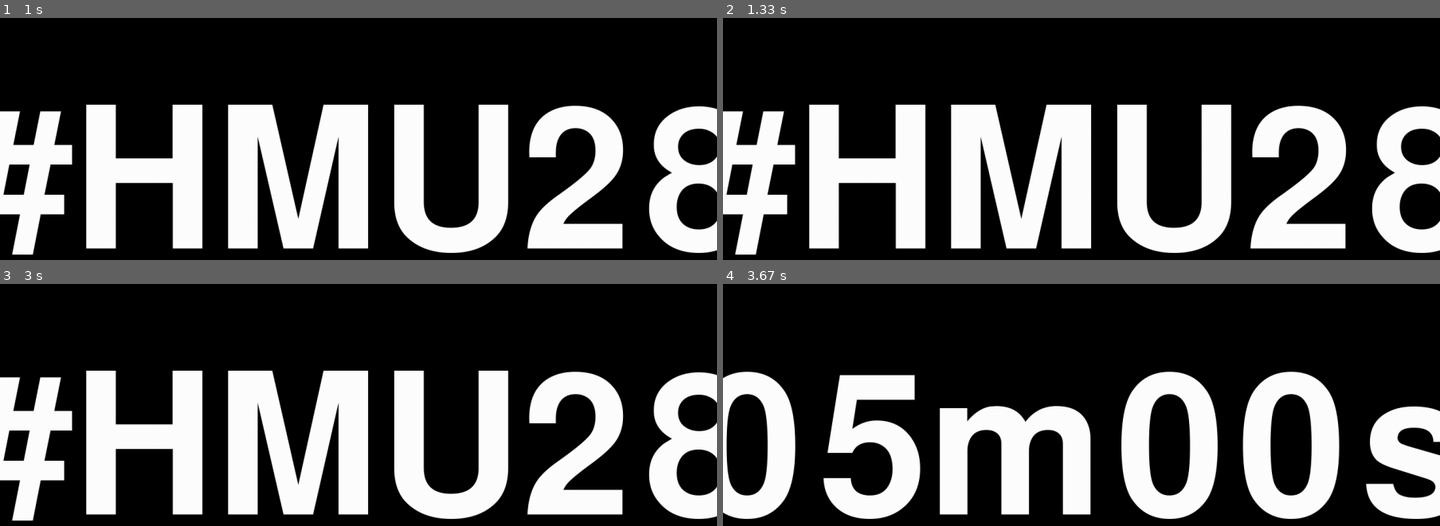
Above: before the commit, frames 1-4 (two rows, left to right).
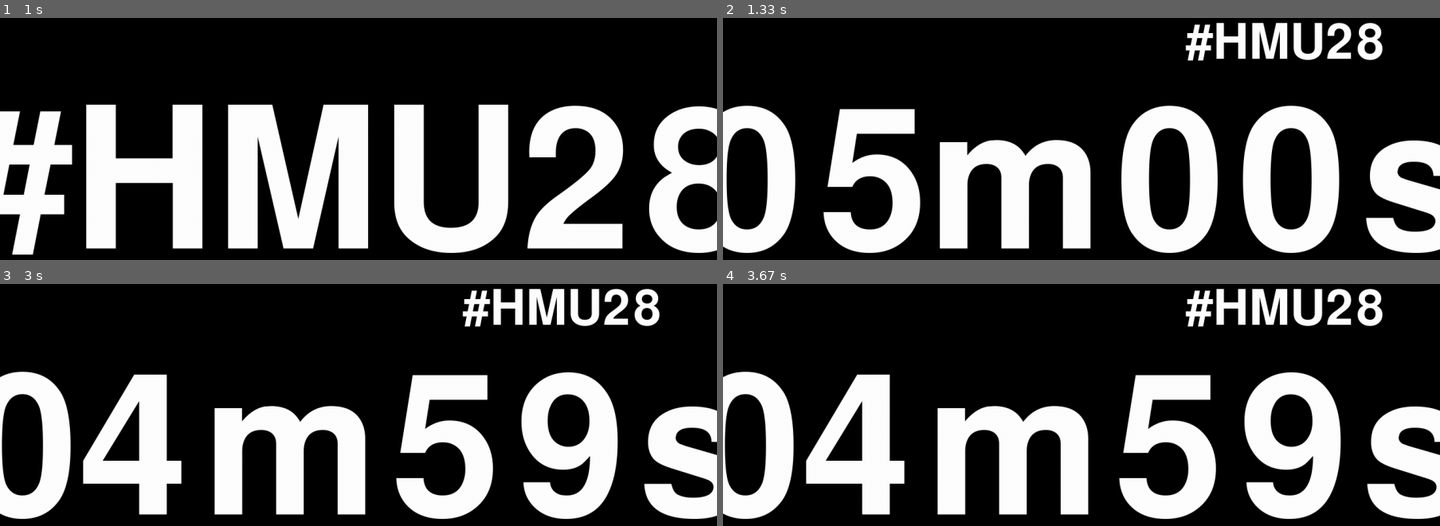
Above: after the commit, the same moments.

Repository: aaronfc/countdown
Game: pygame game, started from countdown/core-pygame.py
Same seed, same stepped clock (60 frames per second), same inputs: the game is played once before the commit and once after it. The source is Python 2; it was converted automatically to run under Python 3.
Inputs:
- Up to frame 1 (1 s): no input
- Up to frame 2 (1.33 s): no input
- Up to frame 3 (3 s): tap Space at 1.83 s
- Up to frame 4 (3.67 s): no input

Frame 1 is identical in both runs. In frame 2, 29% of the frame differs, in the area x 0-100%, y 1-99%; in frame 3, 31%; in frame 4, 13%.

Commit message:
Adding hashtag. Hardcoded

Diff:
--- a/countdown/core-pygame.py
+++ b/countdown/core-pygame.py
@@ -9,9 +9,9 @@
 DONE = False
 IS_READY = True
 INITIAL_COUNTER = 300
-WARNING_LIMIT = 30
-DANGER_LIMIT = 10
-WELCOME_TIME = 3
+WARNING_LIMIT = 60
+DANGER_LIMIT = 30
+WELCOME_TIME = 1
 
 # Create an instance of the PyScope class
 scope = pyscope()
@@ -37,6 +37,13 @@
 counter = Counter(INITIAL_COUNTER, WARNING_LIMIT, DANGER_LIMIT)
 
 def draw(background, counter):
+    # Display title text
+    font = pygame.font.Font(None, 128)
+    text = font.render("#HMU28", 1, (255, 255, 255))
+    textpos = text.get_rect()
+    textpos.centerx = background.get_rect().width - textpos.width // 2 - 100
+    textpos.centery = 100
+    background.blit(text, textpos)
     # Display some text
     font = pygame.font.Font(None, 512)
     text = font.render(counter.text, 1, counter.color)
